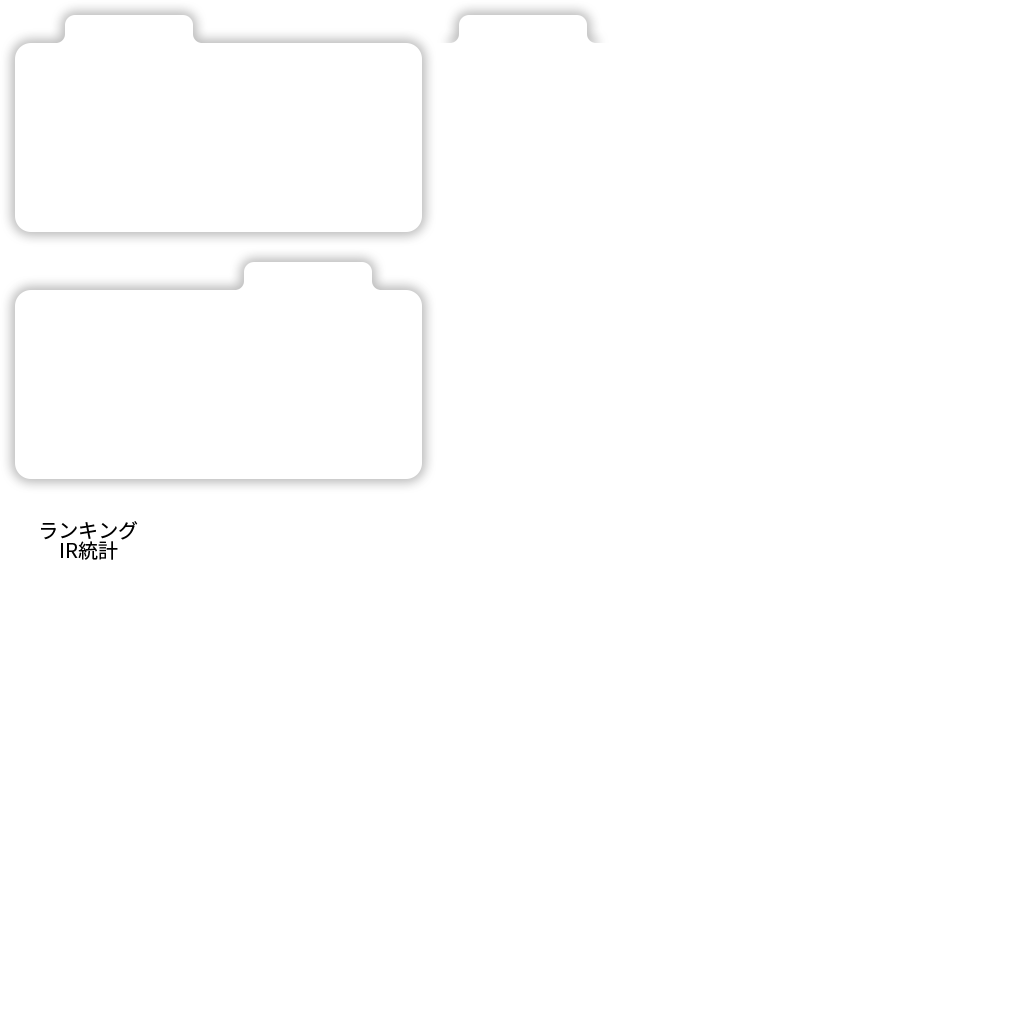
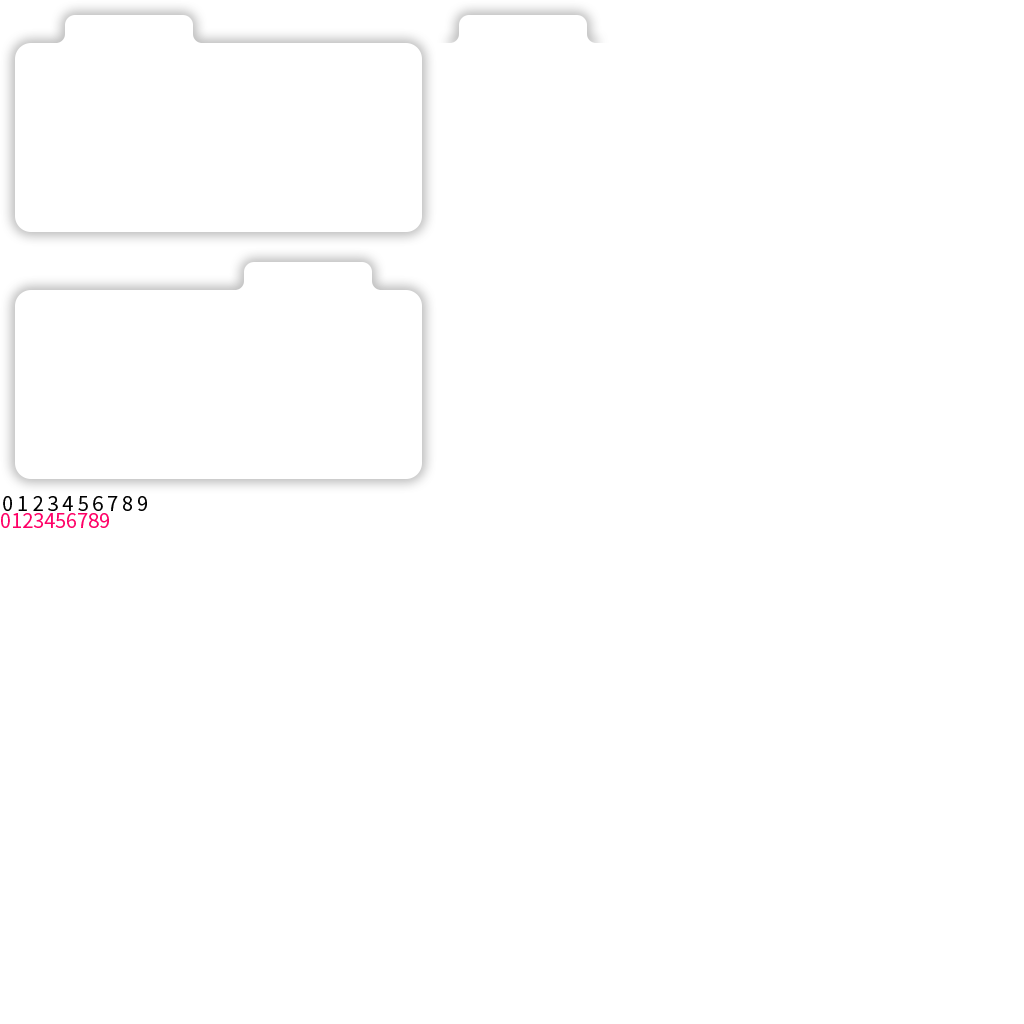
Before/after of a 1024x1024 layered artwork. What changed in the layer stack:
removed layer "IR統計" over (x1=61, y1=541, x2=118, y2=560)
removed layer "ランキング" over (x1=41, y1=521, x2=138, y2=540)
added group "グループ 2" with 48 layers above "texts" over (x1=1, y1=496, x2=147, y2=528)
added group "20 number" with 10 layers in group "グループ 2" over (x1=1, y1=513, x2=109, y2=528)
added layer "9" (1st of 2, in "グループ 2" › "20 number") in group "20 number" over (x1=100, y1=513, x2=109, y2=528)
added layer "8" (1st of 2, in "グループ 2" › "20 number") in group "20 number" over (x1=89, y1=513, x2=99, y2=528)
added layer "7" (1st of 2, in "グループ 2" › "20 number") in group "20 number" over (x1=78, y1=513, x2=88, y2=528)
added layer "5" (1st of 2, in "グループ 2" › "20 number") in group "20 number" over (x1=55, y1=513, x2=65, y2=528)
added layer "3" (1st of 2, in "グループ 2" › "20 number") in group "20 number" over (x1=33, y1=513, x2=43, y2=528)
added layer "2" (1st of 2, in "グループ 2" › "20 number") in group "20 number" over (x1=23, y1=513, x2=33, y2=528)
added layer "4" (1st of 2, in "グループ 2" › "20 number") in group "20 number" over (x1=44, y1=513, x2=55, y2=528)
added group "num" with 10 layers in group "グループ 2" over (x1=3, y1=496, x2=147, y2=511)
added layer "7" (2nd of 2, in "グループ 2" › "num") in group "num" over (x1=108, y1=496, x2=118, y2=511)
added layer "6" (2nd of 2, in "グループ 2" › "num") in group "num" over (x1=93, y1=496, x2=103, y2=511)
added layer "5" (2nd of 2, in "グループ 2" › "num") in group "num" over (x1=78, y1=496, x2=88, y2=511)
added layer "4" (2nd of 2, in "グループ 2" › "num") in group "num" over (x1=62, y1=496, x2=73, y2=511)
added layer "3" (2nd of 2, in "グループ 2" › "num") in group "num" over (x1=48, y1=496, x2=58, y2=511)
added layer "2" (2nd of 2, in "グループ 2" › "num") in group "num" over (x1=33, y1=496, x2=43, y2=511)
hid "背景" over (x1=1, y1=496, x2=147, y2=560)
…and 7 more changes (7 added)
